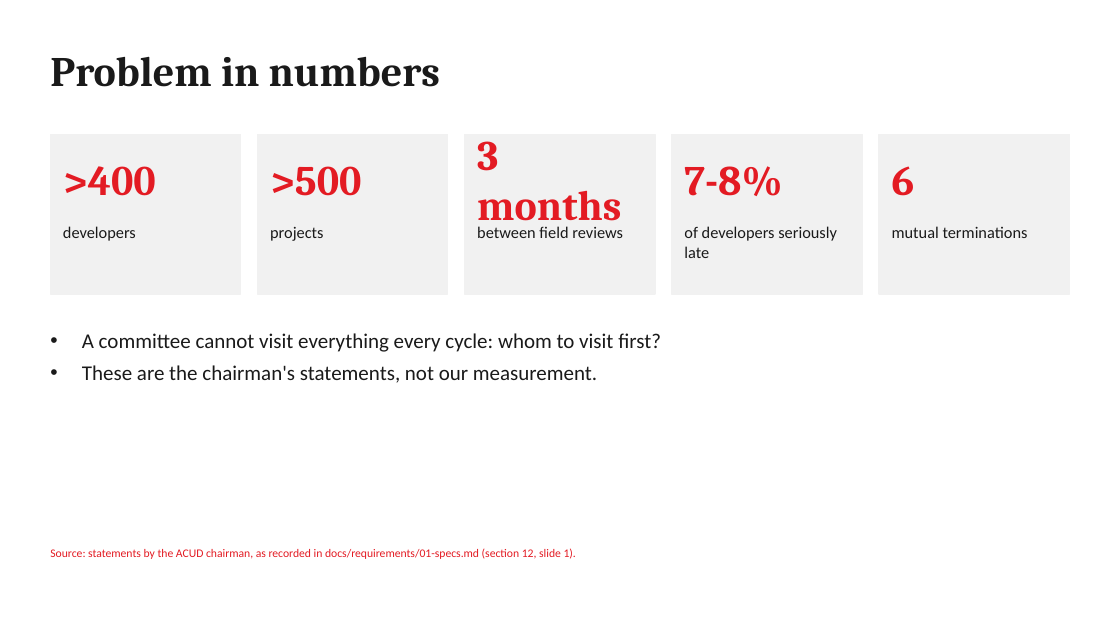
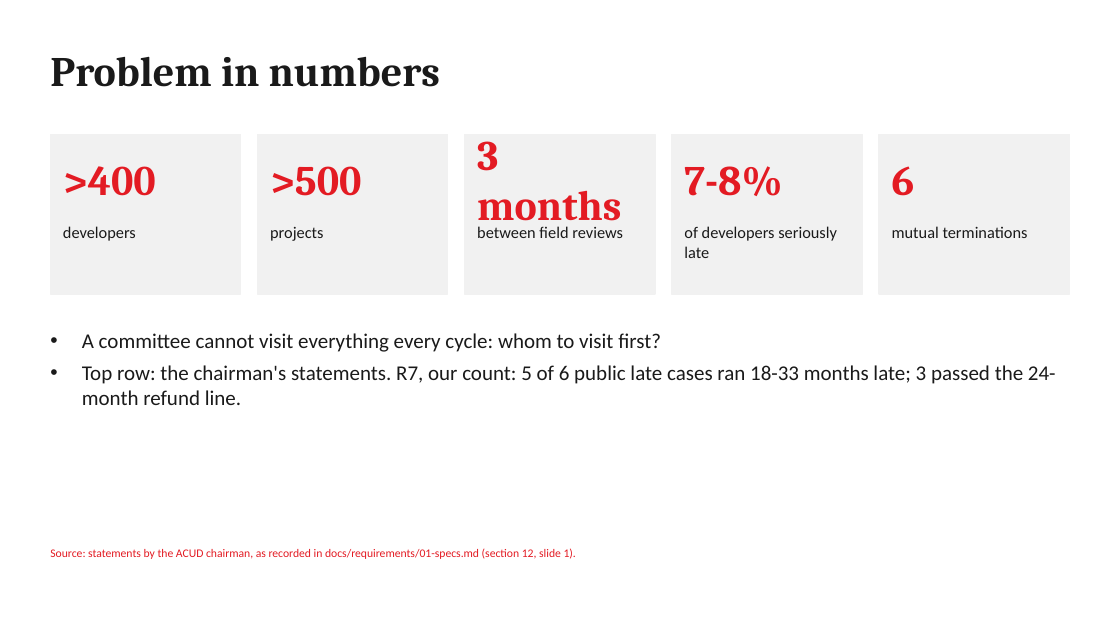
Before and after one commit to elsayedelmandoh/spaceeye-geoai, a slide deck: slide 2 of docs/deliverables/01-presentation/presentation.pptx. Drawn at 1120x630 pixels with LibreOffice and Linux fonts; fonts in the diff are those of the drawing. Boxes give left, top, right and bottom in pixels: in the first picture for what was removed or moved away, otherwise in the second. Text is boxed around its words. In the diff, an @@ line names an element or a change of style, - is before the commit and + after.

```diff
--- a/docs/deliverables/01-presentation/presentation.pptx
+++ b/docs/deliverables/01-presentation/presentation.pptx
@@ text at (82, 365, 1056, 405): text changed @@
-• These are the chairman's statements, not our measurement.
+• Top row: the chairman's statements. R7, our count: 5 of 6 public late cases ran 18-33 months late; 3 passed the 24-month refund line.
```
Also in this commit, not shown: 3 other files.
